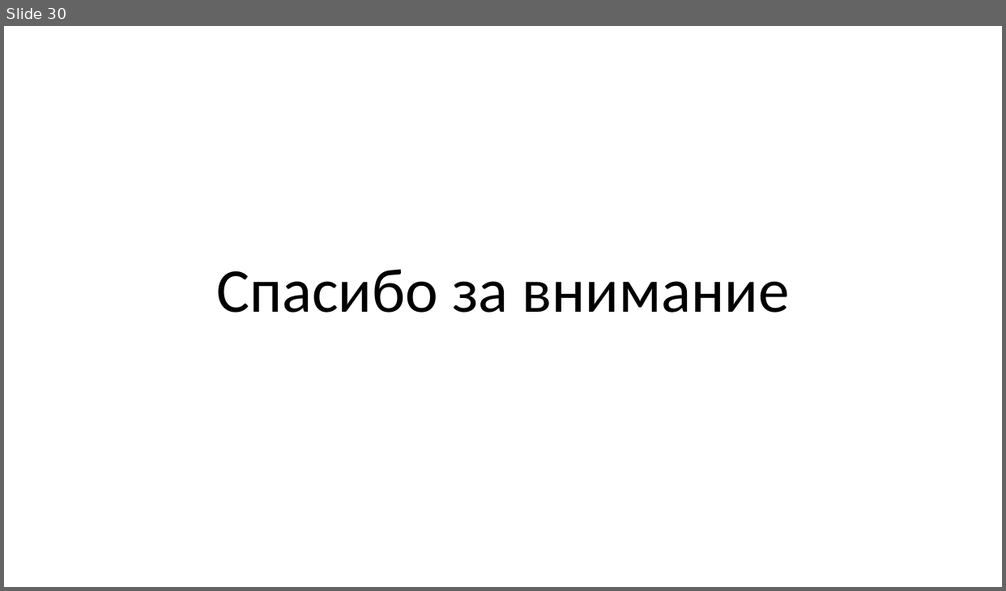
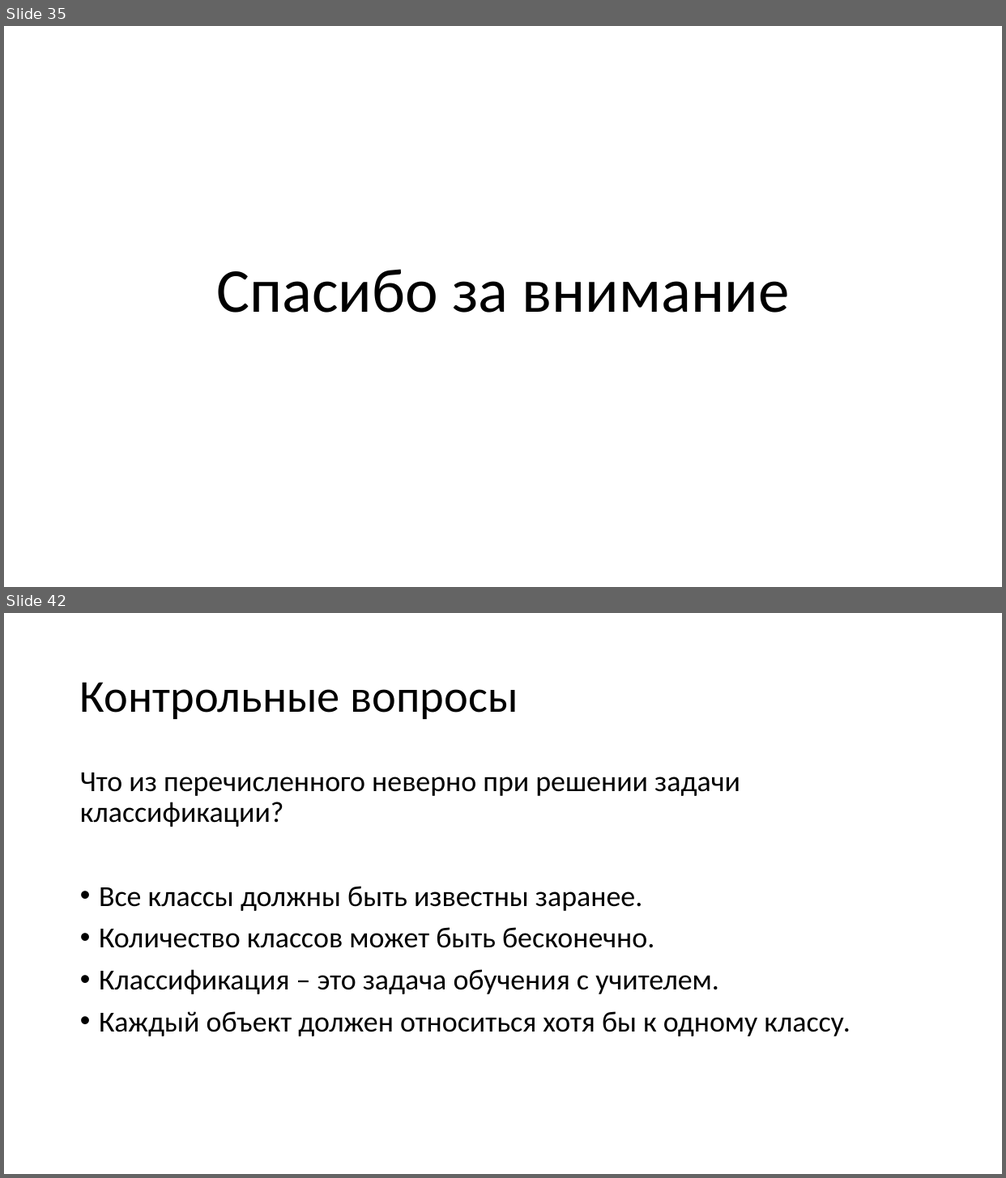
Before and after one commit to mosalov/AI_main_lectures, a slide deck: Лекция 2 23_09_2020.pptx. Shown one above the other, each under a label of ours: slide 30 before the commit, slides 35 and 42 after it; the slides between them are not shown. The pictures are 1006x591 and 1006x1178 pixels, drawn with LibreOffice and Linux fonts; fonts in the diff are those of the drawing. Boxes give left, top, right and bottom in pixels: in the first picture for what was removed or moved away, otherwise in the second. Text is boxed around its words. In the diff, an @@ line names an element or a change of style, - is before the commit and + after.

```diff
--- a/Лекция 2 23_09_2020.pptx
+++ b/Лекция 2 23_09_2020.pptx
@@ slide 42 added at [4, 613, 1002, 1174], background #FFFFFF @@
@@ title added at [80, 682, 518, 719], 44 pt, text #000000 @@
+Контрольные вопросы
@@ text added at [80, 773, 850, 1037], 28 pt, text #000000 @@
+Что из перечисленного неверно при решении задачи классификации?
+• Все классы должны быть известны заранее.
+• Количество классов может быть бесконечно.
+• Классификация – это задача обучения с учителем.
+• Каждый объект должен относиться хотя бы к одному классу.
@@ what was slide 30 is now slide 35 @@
```
Also in this commit, not shown: 1 slide changed, 13 other slides added, 3 other files.
